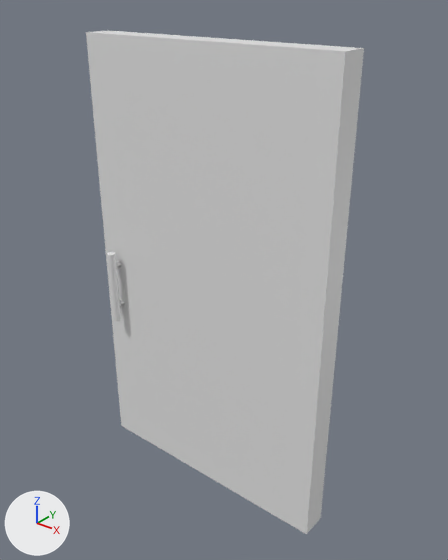
Renders of the FBX model GDD Minor/Assets/Navy/NavyModels/ArenaDoor.fbx from each side of a commit.
One viewpoint serves both versions: a 50 mm camera at (5.35, -6.34, 7.63) aimed at (-0.28, 0.69, 3.27). Lighting does not change. The marker at lower left points along +X, +Y and +Z. Where no turn or scale is listed for an object, it has been applied to the vertices. Vertices at the same position are counted once.

In view in the first picture: 'Handles', 'Low poly'.
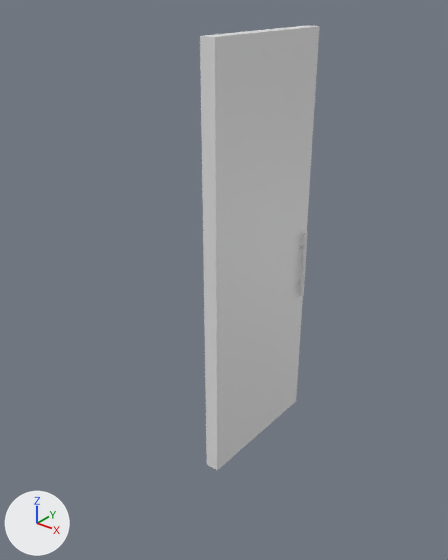
Where the newer file only moved an object's origin or applied its transform, the numbers keep the older frame.

Location of each change, (x1, y1, x2, y2) in pixels of the pictures (448 x 560 px):
'Low poly', reshaped (57% narrower, 12% shorter): before (86, 30, 364, 534); after (200, 26, 320, 470)
'Handles', reshaped: before (107, 252, 124, 321); after (297, 232, 308, 296)

Edits to the bpy script that builds the scene:
```text
Change me_cylinder_006:
    where me_cylinder_006.from_pydata(...)  # 492 vertices, 420 faces; spans x -1.816..-1.683, y -0.415..0.415, z 2.482..3.687
    used by ob_handles; location = (0.0, 0.0, 0.0)
    me_cylinder_006 part 1: the whole mesh is multiplied about its middle by the matrix ((0.0, 0.581, 0.0), (-0.609, 0.0, 0.0), (0.0, 0.0, 1.004)), then moved by (1.749, 2.324, 0.014)
Change me_cube_002:
    where me_cube_002.from_pydata(...)  # 8 vertices, 6 faces; spans x -2.05..2.05, y -0.21..0.21, z 0.0..6.95
    used by ob_low_poly; location = (0.0, 0.0, 0.0)
    me_cube_002 part 2
    me_cube_002.vertices[0].co: (-2.05, 0.21, 6.95) -> (0.12, 2.51, 6.98)  # pixel (108, 30) -> pixel (319, 26)
    me_cube_002.vertices[1].co: (-2.05, 0.21, 0.0) -> (0.12, 2.51, 0.0)  # not seen -> pixel (296, 401)
    me_cube_002.vertices[2].co: (-2.05, -0.21, 6.95) -> (-0.12, 2.51, 6.98)  # pixel (85, 32) -> pixel (305, 25)
    me_cube_002.vertices[3].co: (-2.05, -0.21, 0.0) -> (-0.12, 2.51, 0.0)  # pixel (121, 425) -> not seen
    me_cube_002.vertices[4].co: (2.05, 0.21, 0.0) -> (0.12, 0.01, 0.0)  # pixel (320, 517) -> pixel (217, 470)
    me_cube_002.vertices[5].co: (2.05, -0.21, 6.95) -> (-0.12, 0.01, 6.98)  # pixel (345, 51) -> pixel (199, 35)
    me_cube_002.vertices[6].co: (2.05, -0.21, 0.0) -> (-0.12, 0.01, 0.0)  # pixel (306, 534) -> pixel (206, 464)
    me_cube_002.vertices[7].co: (2.05, 0.21, 6.95) -> (0.12, 0.01, 6.98)  # pixel (364, 48) -> pixel (214, 36)
```
